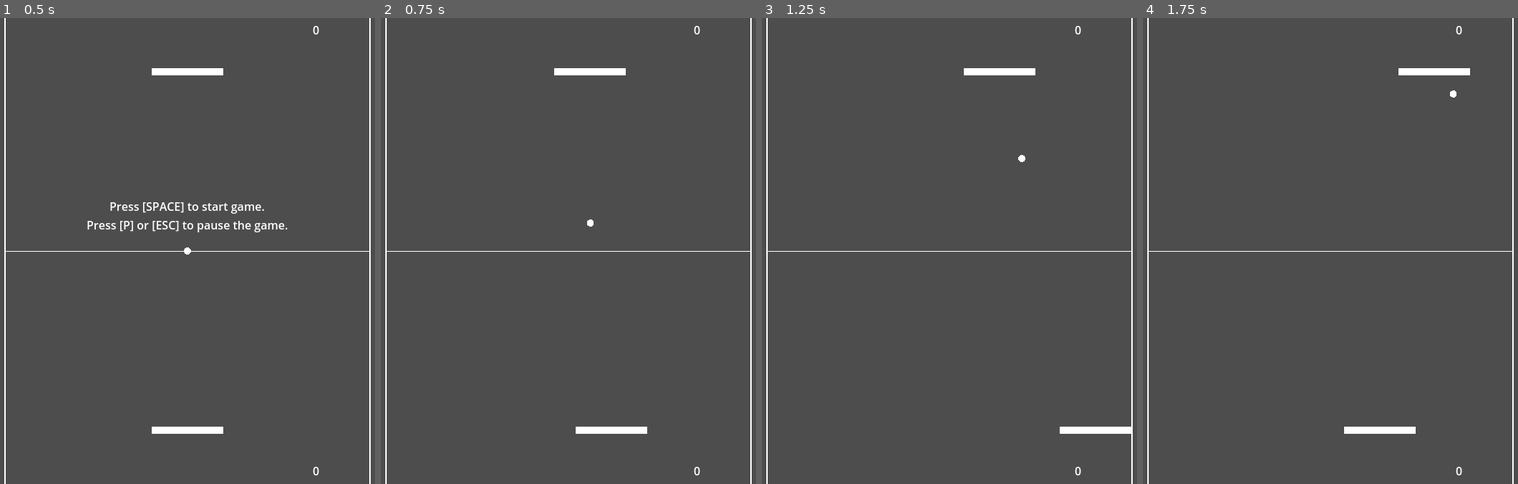
Above: before the commit, frames 1-4 (left to right).
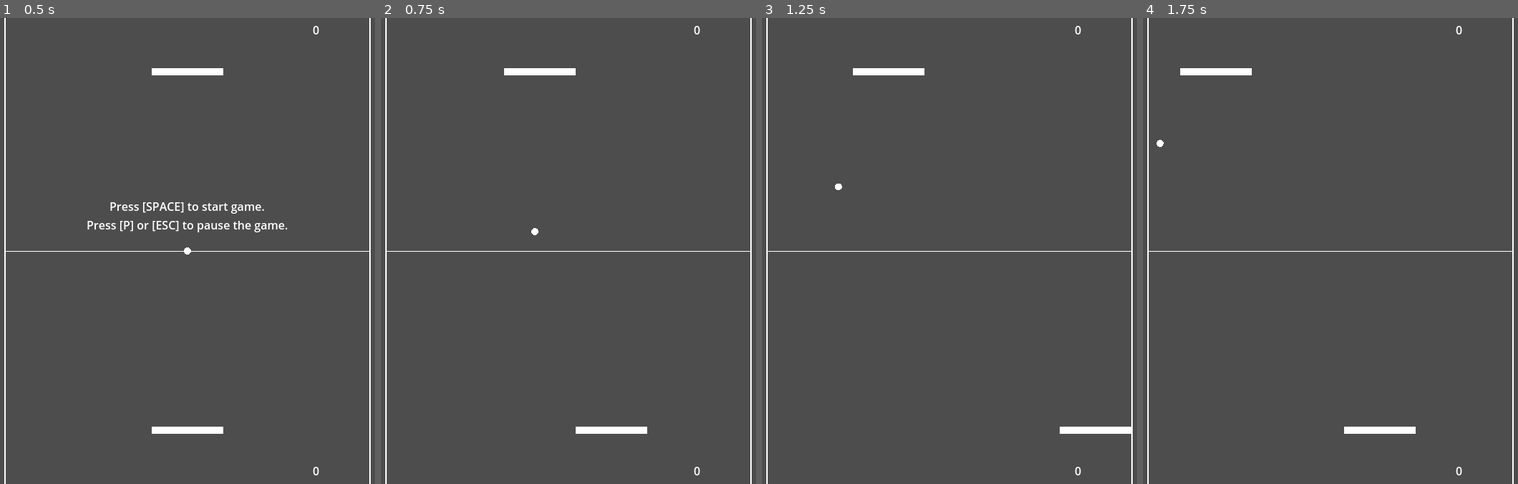
Above: after the commit, the same moments.

Repository: edudf90/godot-pong
Game: Godot game, scene res://scenes/game/game.tscn
The game is run twice, just before and just after one commit, with the same random seed, the same clock (stepped at 60 frames per second) and the same inputs.
Inputs:
- Up to frame 1 (0.5 s): no input
- Up to frame 2 (0.75 s): tap Space (start_game) at 0.5, 0.6 s; hold Right (ui_right) from 0.53 s (still down)
- Up to frame 3 (1.25 s): keep holding Right (ui_right)
- Up to frame 4 (1.75 s): tap Space (start_game) at 1.25, 1.35 s; release Right (ui_right) at 1.28 s; hold Left (ui_left) from 1.28 s (still down)

Frame 1 is identical in both runs. In frame 2, 0.5% of the frame differs, in the area x 32-66%, y 10-47%; in frame 3, 0.6%, in the area x 19-73%, y 10-37%; in frame 4, 0.6%.

Commit message:
Change the ball movement's angle according to the direction of the paddle hitting it.

Diff:
--- a/scenes/ball/ball.gd
+++ b/scenes/ball/ball.gd
@@ -4,8 +4,19 @@
 
 signal ball_collided
 signal x_direction_changed
+const SPEED = 250.0
 
-const SPEED = 300.0
+const LOWEST_INCLINATION = 0
+const INITIAL_DIRECTION = 1
+const HIGHEST_INCLINATION = 3
+const DIRECTIONS = {
+	0: Vector2(0.866025, -0.5),
+	1: Vector2(0.707107, -0.707107),
+	2: Vector2(0.5, -0.866025),
+	3: Vector2(0.2588, -0.9659)
+	}
+
+var direction = INITIAL_DIRECTION
 
 func _ready():
 	add_to_group("balls")
@@ -17,9 +28,19 @@
 		var bounced_velocity = velocity.bounce(collision_info.get_normal())
 		var vel_x = bounced_velocity.x
 		var vel_y = bounced_velocity.y
-		if (collider_velocity.x > 0):
-			vel_x = (vel_x + collider_velocity.x) / 2
-		velocity = Vector2(vel_x, vel_y)
+		var collider = collision_info.get_collider()
+		velocity = Vector2(vel_x, vel_y).normalized() * SPEED
+		if collider is CharacterBody2D && collider_velocity.x != 0:
+			var direction_multiplier = Vector2(1.0, 1.0)
+			if (sign(collider_velocity.x) == sign(velocity.x)):
+				direction = max(direction - 1, LOWEST_INCLINATION);
+			else:
+				if (direction == HIGHEST_INCLINATION):
+					direction_multiplier = direction_multiplier * Vector2(-1.0, 1.0)
+				direction = min(direction + 1, HIGHEST_INCLINATION);
+			if velocity.x < 0:
+				direction_multiplier = direction_multiplier * Vector2(-1.0, 1.0)
+			velocity = DIRECTIONS[direction] * direction_multiplier * SPEED
 		ball_collided.emit()
 
 func reset_ball_initial_position():
@@ -35,13 +56,18 @@
 	velocity.y = 0
 
 func restart_ball_movement():
-	set_random_initial_velocity()
-
-func set_random_initial_velocity():
-	var x_direction = randi() % 50 + 41 if randi() % 2 == 0 else -randi() % 50 - 41
-	var y_direction = 60 if randi() % 2 == 0 else -60
-	velocity.x = x_direction * 0.01 * SPEED
-	velocity.y = y_direction * 0.01 * SPEED
+	direction = randi() % 3
+	var direction_multiplier = Vector2(1.0, 1.0)
+	match randi() % 4:
+		0:
+			direction_multiplier = Vector2(1.0, 1.0)
+		1:
+			direction_multiplier = Vector2(-1.0, 1.0)
+		2:
+			direction_multiplier = Vector2(1.0, -1.0)
+		3:
+			direction_multiplier = Vector2(-1.0, -1.0)
+	velocity = DIRECTIONS[direction] * direction_multiplier * SPEED
 
 func _on_player_net_body_entered(body):
 	if body is Ball:
